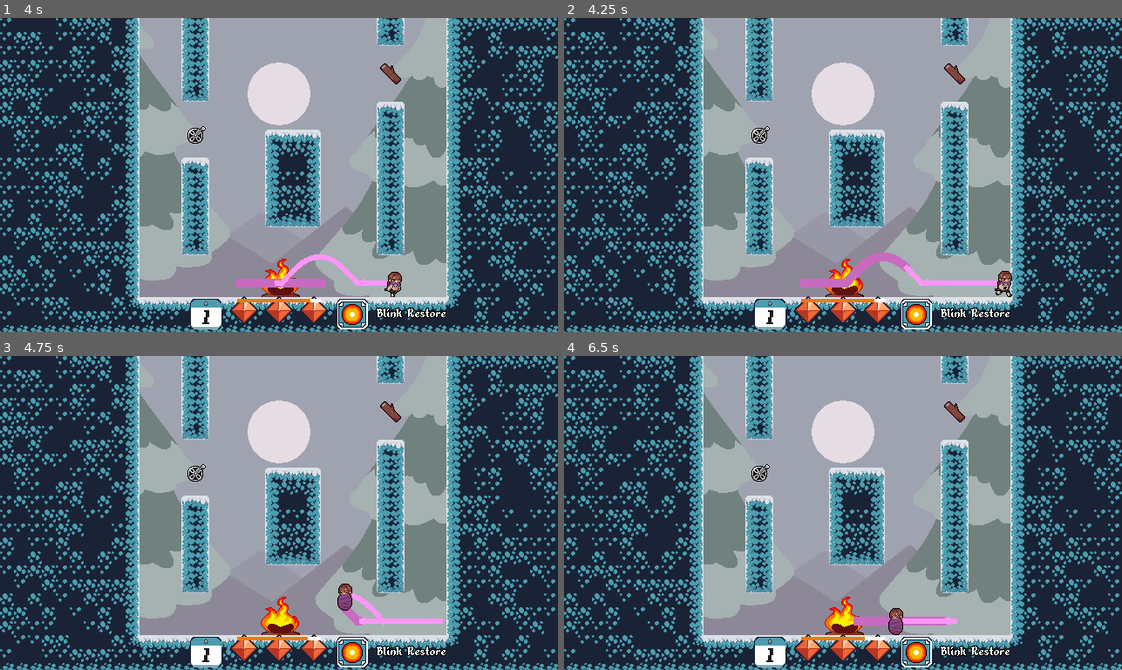
Above: before the commit, frames 1-4 (two rows, left to right).
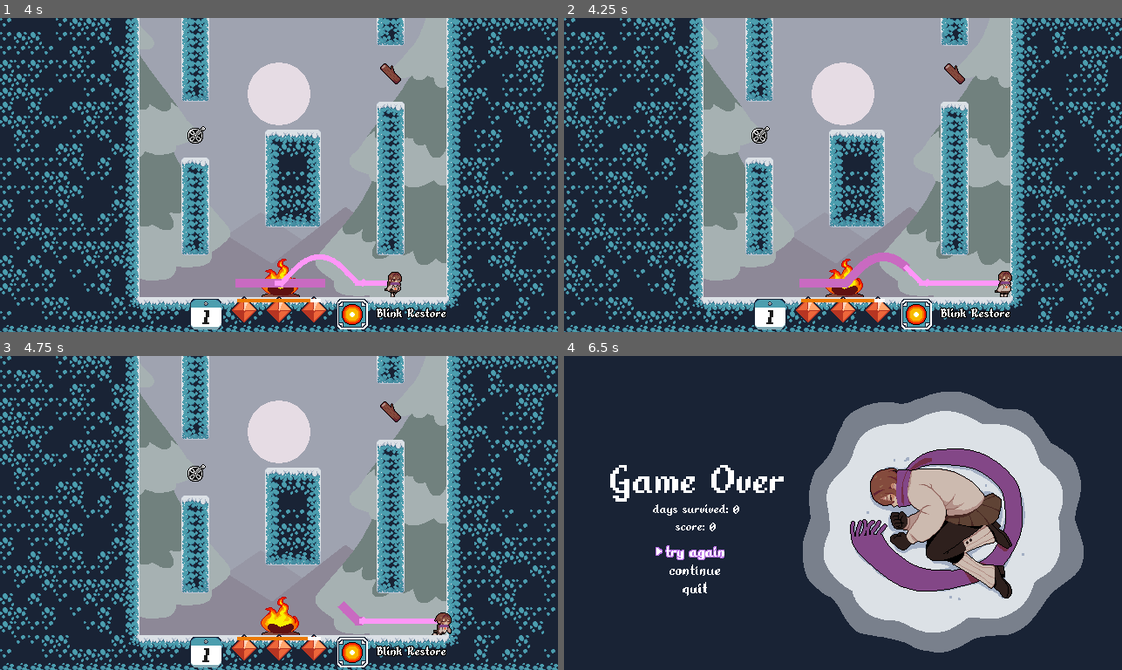
Above: after the commit, the same moments.

Repository: TheRealRaichu/speed-platformer-snake
Game: Godot game, scene res://scenes/scene_root.tscn
The game is run twice, just before and just after one commit, with the same random seed, the same clock (stepped at 60 frames per second) and the same inputs.
Inputs:
- Up to frame 1 (4 s): tap Enter (ui_accept) at 0.5, 0.6, 1.55, 2.3, 3.05, 3.8 s; hold Right (move_right) 0.53-2.03 s; tap C (jump) at 0.77, 1.52, 3.02, 3.77 s; tap X (ability) at 1.35 s; hold Left (move_left) 2.03-2.78 s; tap 7 (add_blink) at 2.1 s; hold Right (move_right) from 2.78 s (still down); tap 6 (add_portfuel) at 2.85 s; tap 9 (add_reel) at 3.6 s
- Up to frame 2 (4.25 s): keep holding Right (move_right); tap 5 (debug_die, bound only after the commit) at 4.15 s
- Up to frame 3 (4.75 s): release Right (move_right) at 4.28 s; hold Left (move_left) from 4.28 s (still down); tap 8 (add_sugar) at 4.35 s; tap C (jump) at 4.52 s; tap Enter (ui_accept) at 4.55 s
- Up to frame 4 (6.5 s): release Left (move_left) at 5.03 s; hold Right (move_right) 5.03-5.78 s; hold - (decrease_volume) 5.03-5.78 s; tap Enter (ui_accept) at 5.3, 6.05 s; hold Left (move_left) from 5.78 s (still down); tap = (increase_volume) at 5.85 s; tap C (jump) at 6.02 s

Frame 1 is identical in both runs. In frame 2, 0.1% of the frame differs, in the area x 77-81%, y 82-89%; in frame 3, 0.5%; in frame 4, 68%, in the area x 0-100%, y 0-100%.

Commit message:
leaderboard developments
implemented leaderboard further

loading names is broken
register places in the wrong spot

Diff:
--- a/speed-platformer-snake/project.godot
+++ b/speed-platformer-snake/project.godot
@@ -38,7 +38,7 @@
 
 [editor_plugins]
 
-enabled=PackedStringArray("res://addons/ui_builder/plugin.cfg")
+enabled=PackedStringArray()
 
 [input]
 
@@ -164,9 +164,9 @@
 "events": [Object(InputEventKey,"resource_local_to_scene":false,"resource_name":"","device":-1,"window_id":0,"alt_press …(191 unchanged characters)…
 ]
 }
-toggle_terminal={
+debug_die={
 "deadzone": 0.2,
-"events": [Object(InputEventKey,"resource_local_to_scene":fa …(140 unchanged characters)… d":false,"keycode":0,"physical_keycode":96,"key_label":0,"unicode":96,"location":0,"echo":false,"script":null)
+"events": [Object(InputEventKey,"resource_local_to_scene":fa …(140 unchanged characters)… d":false,"keycode":0,"physical_keycode":53,"key_label":0,"unicode":53,"location":0,"echo":false,"script":null)
 ]
 }
 
--- a/speed-platformer-snake/scenes/game_over.tscn
+++ b/speed-platformer-snake/scenes/game_over.tscn
@@ -55,7 +55,6 @@
 horizontal_alignment = 1
 
 [node name="PanelContainer" type="PanelContainer" parent="." unique_id=1840598803]
-z_index = 8
 layout_mode = 0
 offset_left = 116.0
 offset_top = 216.0
--- a/speed-platformer-snake/scenes/leaderboard.tscn
+++ b/speed-platformer-snake/scenes/leaderboard.tscn
@@ -4,8 +4,10 @@
 [ext_resource type="Script" uid="uid://booofuu6qa543" path="res://scenes/leaderboard_ui.gd" id="1_wgq7h"]
 [ext_resource type="Script" uid="uid://chvj6cv51xqgu" path="res://scripts/leaderboard.gd" id="2_8lgqg"]
 [ext_resource type="PackedScene" uid="uid://b8efbsgkac1ws" path="res://scenes/leaderboard_entry.tscn" id="3_e4dr1"]
+[ext_resource type="PackedScene" uid="uid://dpa7h648wu2w" path="res://scenes/leaderboard_register.tscn" id="4_jfen3"]
 
-[node name="Leaderboard" type="Control" unique_id=631310220 node_paths=PackedStringArray("entries", "register_score_button")]
+[node name="Leaderboard" type="Control" unique_id=631310220 node_paths=PackedStringArray("entries", "register_score_button", "close_button")]
+z_index = 1
 layout_mode = 3
 anchors_preset = 15
 anchor_right = 1.0
@@ -21,6 +23,8 @@
 leaderboard_entry_scene = ExtResource("3_e4dr1")
 entries = NodePath("Leaderboard Body/entries")
 register_score_button = NodePath("Leaderboard Footer/register score button")
+leaderboard_register_scene = ExtResource("4_jfen3")
+close_button = NodePath("Leaderboard Footer/close")
 
 [node name="Leaderboard Header" type="Control" parent="." unique_id=1256077477]
 anchors_preset = 0
@@ -129,6 +133,7 @@
 disabled = true
 text = "register score"
 
+[connection signal="pressed" from="Leaderboard Footer/close" to="." method="_on_close_pressed"]
 [connection signal="pressed" from="Leaderboard Footer/prev" to="." method="previous_page"]
 [connection signal="pressed" from="Leaderboard Footer/next" to="." method="next_page"]
 [connection signal="pressed" from="Leaderboard Footer/register score button" to="." method="register_score"]
--- a/speed-platformer-snake/scenes/leaderboard_ui.gd
+++ b/speed-platformer-snake/scenes/leaderboard_ui.gd
@@ -1,4 +1,5 @@
-extends Control
+extends Menu
+class_name LeaderboardUI
 
 # exports
 @export var leaderboard_script : Script
@@ -6,25 +7,31 @@
 var leaderboard : Leaderboard # for instantiated script
 @export var entries : VBoxContainer
 @export var register_score_button : Button
+@export var leaderboard_register_scene : PackedScene
+@export var close_button : Button
 
 # leaderboard display
 const DISPLAY_PER_PAGE := 7
 var current_page := 0
 
 # score registration
-var earned_score : int
+var earned_score : int # for storage and checking if score exists for registry
 const MAX_CHARACTERS = 7
 
+signal closed # when leaderboard is quit; undims screen behind it etc
 
 func _ready() -> void:
+	close_button.grab_focus()
 	# enable score register if score is there
 	if earned_score > 0:
 		register_score_button.disabled = false
+
 	initialize_leaderboard_script()
 	display_leaderboard()
 
 func initialize_leaderboard_script():
-	leaderboard = leaderboard_script.new()
+	if leaderboard: leaderboard.queue_free()
+	leaderboard = leaderboard_script.new() as Leaderboard
 	add_child(leaderboard)
 
 func display_leaderboard(page : int = 0):
@@ -39,6 +46,8 @@
 
 	for i in range(start_index, end_index):
 		var player_name = all_keys[i]
+
+		if player_name == null: continue # skip nulls
 
 		var leaderboard_entry_inst = leaderboard_entry_scene.instantiate()
 		leaderboard_entry_inst.player_name = player_name
@@ -61,4 +70,21 @@
 	return (len((leaderboard.get_score_data().keys())) + (DISPLAY_PER_PAGE-1))/DISPLAY_PER_PAGE
 
 func register_score() -> void:
-	pass
+	var leaderboard_register_inst = leaderboard_register_scene.instantiate() as LeaderboardRegister
+	leaderboard_register_inst.name_confirm.connect(accept_name)
+	enbacken(true)
+	add_sibling(leaderboard_register_inst)
+
+func accept_name(name : String):
+	enbacken(false)
+	leaderboard.add_leaderboard_entry(name, earned_score)
+	initialize_leaderboard_script()
+	display_leaderboard()
+	close_button.grab_focus()
+
+func _on_close_pressed() -> void:
+	closed.emit()
+	die()
+
+func die():
+	queue_free()
--- a/speed-platformer-snake/scenes/player.tscn
+++ b/speed-platformer-snake/scenes/player.tscn
@@ -869,7 +869,7 @@
 "speed": 1.0
 }]
 
-[node name="player" type="CharacterBody2D" unique_id=1759500252 node_paths=PackedStringArray("scarf", "scarf_box", "anim_sprite", "blink_refresh_timer", "channeling_timer", "left_wall_detector", "right_wall_detector", "epic_debug") groups=["player"]]
+[node name="player" type="CharacterBody2D" unique_id=1759500252 node_paths=PackedStringArray("scarf", "scarf_box", "anim_sprite", "blink_refresh_timer", "channeling_timer", "left_wall_detector", "right_wall_detector") groups=["player"]]
 safe_margin = 0.1
 script = ExtResource("1_3vyb7")
 scarf = NodePath("Scarf")
@@ -879,7 +879,6 @@
 channeling_timer = NodePath("channeling timer")
 left_wall_detector = NodePath("left wall jump detector")
 right_wall_detector = NodePath("right wall jump detector")
-epic_debug = NodePath("epic debug")
 
 [node name="collision box" type="CollisionShape2D" parent="." unique_id=854408467]
 position = Vector2(0, -15)
--- a/speed-platformer-snake/scripts/Globals.gd
+++ b/speed-platformer-snake/scripts/Globals.gd
@@ -2,8 +2,11 @@
 
 ## AUTOLOADED REFERENCE FOR GLOBAL VARIABLES
 
+# debug :>
+var debug_mode := true
+
 var day_count := 1 # how many days survived, start at one for day one
-var score := 1 # score that gets displayed
+var score := 0 # score that gets displayed
 
 # make sure to update with the list in pickup.gd as well
 enum PICKUP_TYPES {
@@ -18,4 +21,4 @@
 
 func reset_score():
 	day_count = 1
-	score = 1
+	score = 0
--- /dev/null
+++ b/speed-platformer-snake/scripts/Menu.gd
@@ -0,0 +1,8 @@
+extends Control
+class_name Menu
+
+const MENU_DIM_MODULATE_VALUE := .3
+
+func enbacken(is_dim : bool):
+	self.modulate.v = MENU_DIM_MODULATE_VALUE if is_dim else 1
+	process_mode = Node.PROCESS_MODE_DISABLED if is_dim else Node.PROCESS_MODE_INHERIT
--- a/speed-platformer-snake/scripts/base.gd
+++ b/speed-platformer-snake/scripts/base.gd
@@ -118,3 +118,9 @@
 		if body.attempt_give_fuel(): # returns true if player has fuel
 			recieve_fuel() # continue in function
 		break # there will only be one player, so quit looking
+
+	## DEBUG MODE !!!
+	if not Globals.debug_mode:
+		return
+	if Input.is_action_just_pressed("debug_die"):
+		died_out.emit()
--- a/speed-platformer-snake/scripts/game_over.gd
+++ b/speed-platformer-snake/scripts/game_over.gd
@@ -1,4 +1,4 @@
-extends Control
+extends Menu
 var scene_manager
 var player
 
@@ -22,7 +22,7 @@
 	score_label.text = "days survived: " + str(Globals.day_count - 1)
 
 func display_score():
-	score_label.text = "score: " + str(Globals.score - 1)
+	score_label.text = "score: " + str(Globals.score)
 
 ## Restarts game
 func _on_try_again_pressed() -> void:
@@ -30,8 +30,17 @@
 
 ## Opens leaderboard menu
 func _on_leaderboard_pressed() -> void:
-	pass
+	var leaderboard_inst = leaderboard_scene.instantiate() as LeaderboardUI
+	leaderboard_inst.earned_score = Globals.score
+	leaderboard_inst.closed.connect(leaderboard_closed)
+	enbacken(true)
+	# add to scene manager for modulate and input indpendence!
+	add_sibling(leaderboard_inst)
 
 ## Quits to Main Menu
 func _on_quit_pressed() -> void:
 	scene_manager.main_menu()
+
+func leaderboard_closed():
+	enbacken(false)
+	leaderboard_button.grab_focus()
--- a/speed-platformer-snake/scripts/leaderboard.gd
+++ b/speed-platformer-snake/scripts/leaderboard.gd
@@ -33,13 +33,14 @@
 		section = _get_new_section()
 	# add entry
 	leaderboard_file.set_value(section, player_name, score)
+	save()
 
 ## gets a unique section ID for new registers
 func _get_new_section():
 	# sections are titled 'Player[section_number]'
 	# a new section would have a new number on increment
 	var section_count := len(leaderboard_file.get_sections())
-	return "Player" + str(section_count + 1) # 'Player#'
+	return "Player" + str(section_count) # 'Player#'
 
 ## find a section ID from a player name or returns null
 func _get_section_from_key(player_name) -> Variant:
@@ -50,7 +51,11 @@
 	return null
 
 func get_score_data() -> Dictionary:
+	_load_leaderboard_data()
 	return score_data
+
+func save():
+	leaderboard_file.save(leaderboard_filepath)
 
 func test_add_entries():
 	for i in range(50):
--- a/speed-platformer-snake/scripts/leaderboard_register.gd
+++ b/speed-platformer-snake/scripts/leaderboard_register.gd
@@ -1,4 +1,5 @@
 extends Control
+class_name LeaderboardRegister
 
 @export var entry_field : HBoxContainer
 signal name_confirm
@@ -11,7 +12,8 @@
 	var name := ""
 	for child in entry_field.get_children():
 		name += child.current_letter
-	name_confirm.emit(name)
+	if name:
+		name_confirm.emit(name)
 
 func _process(delta: float) -> void:
 	if Input.is_action_just_pressed("ui_accept"):
--- a/speed-platformer-snake/scripts/letter_entry.gd
+++ b/speed-platformer-snake/scripts/letter_entry.gd
@@ -6,7 +6,10 @@
 
 const LETTERS := [
 	" ", "A", "B", "C", "D", "E", "F", "G", "H", "I", "J", "K", "L", "M",
-	"N", "O", "P", "Q", "R", "S", "T", "U", "V", "W", "X", "Y", "Z"]
+	"N", "O", "P", "Q", "R", "S", "T", "U", "V", "W", "X", "Y", "Z", "!",
+	"?", "#", "$", "*", "(", ")"]
+
+const SYMBOL_COUNT := len(LETTERS)
 
 var current_letter : String
 var current_index : int = 0
@@ -20,14 +23,14 @@
 
 func increment_letter():
 	current_index += 1
-	if current_index == 27:
-		current_index -= 27
+	if current_index == SYMBOL_COUNT:
+		current_index -= SYMBOL_COUNT
 	set_letter()
 
 func decrement_letter():
 	current_index -= 1
 	if current_index == -1:
-		current_index = 26
+		current_index = SYMBOL_COUNT-1
 	set_letter()
 
 func _process(delta: float) -> void:
--- a/speed-platformer-snake/scripts/mainMenu.gd
+++ b/speed-platformer-snake/scripts/mainMenu.gd
@@ -1,4 +1,4 @@
-extends Control
+extends Menu
 
 ## MAIN MENU
 # reference to scenemanger, set when initialized
--- a/speed-platformer-snake/scripts/player.gd
+++ b/speed-platformer-snake/scripts/player.gd
@@ -15,7 +15,7 @@
 
 # ready
 func _ready() -> void:
-	#blink_refresh_timer.wait_time = BLINK_REFRESH_DURATION # set blink timer duration
+	blink_refresh_timer.wait_time = BLINK_REFRESH_DURATION # set blink timer duration
 	channeling_timer.wait_time = CHANNELING_DURATION # set channeling timer's duration
 
 # ANIMATION HANDLER ======
@@ -602,9 +602,8 @@
 	if Input.is_action_just_pressed("use_item"): # when item button is pressed
 		attempt_use_pickup() # try to use item
 
-	var debug_mode := true # temp until debugmode is actually added to settings
 	## DEBUG CONTROLS
-	if not debug_mode:
+	if not Globals.debug_mode:
 		return
 	if Input.is_action_just_pressed("add_reel"):
 		attempt_recieve_pickup(Pickup.PICKUP_TYPES.SCARF_REELER)
@@ -614,6 +613,5 @@
 		attempt_recieve_pickup(Pickup.PICKUP_TYPES.BLINK_RESTORE)
 	if Input.is_action_just_pressed("add_portfuel"):
 		attempt_recieve_pickup(Pickup.PICKUP_TYPES.PACKAGED_FUEL)
-
 	# variable display
 	#epic_debug.text = "f_ch: " + str(failed_channel) + "\nisch: " + str(is_channeling)
Not shown, added: speed-platformer-snake/scripts/Menu.gd.uid
